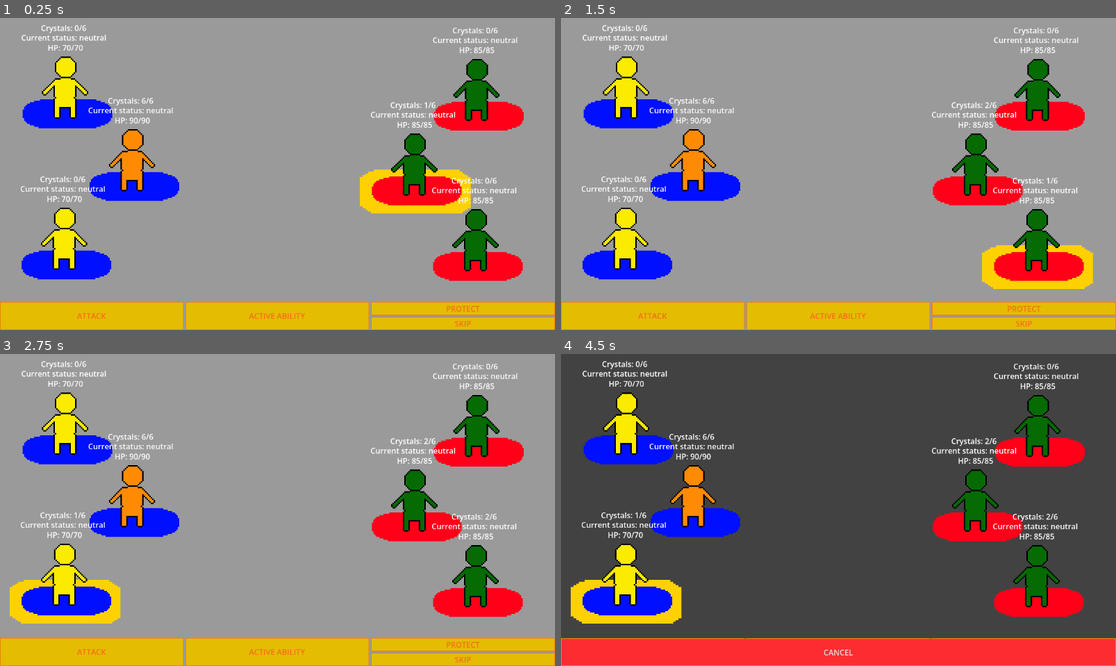
Above: before the commit, frames 1-4 (two rows, left to right).
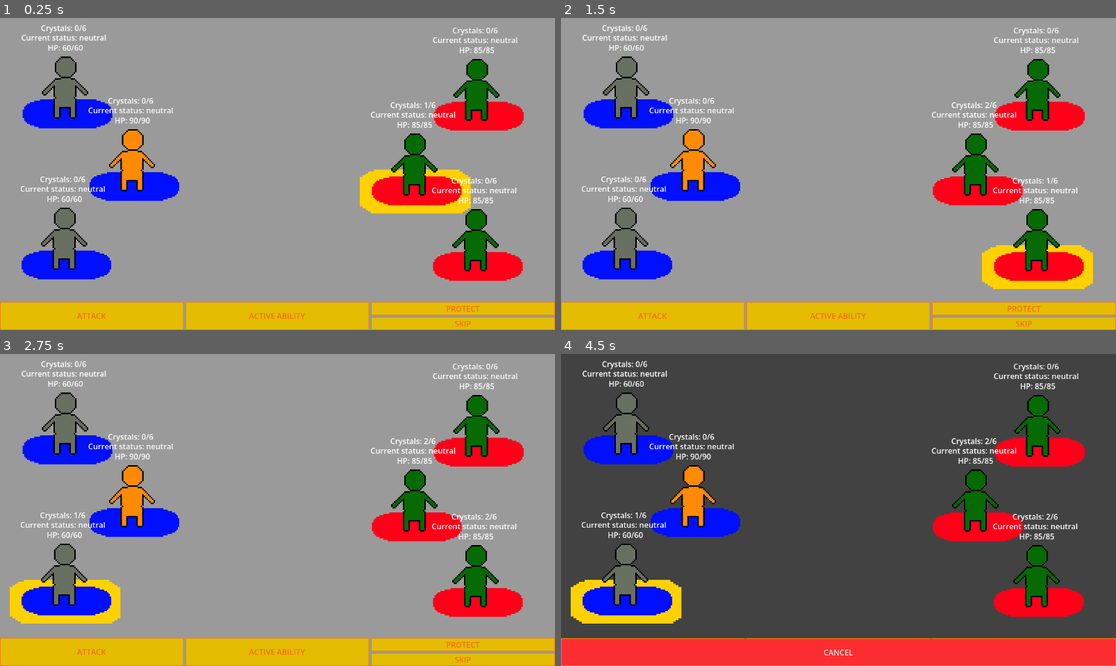
Above: after the commit, the same moments.

Repository: crowprogramsgames/erpge
Game: Godot game, scene res://scenes/battle/battle.tscn
Two runs of this game, one before a commit and one after it. Both use one fixed random seed, a clock stepped at 60 frames per second and the inputs below.
Inputs:
- Up to frame 1 (0.25 s): no input
- Up to frame 2 (1.5 s): click "ACTIVE ABILITY" at 0.5 s; click "SKIP" at 1.25 s
- Up to frame 3 (2.75 s): click "SKIP" at 2 s
- Up to frame 4 (4.5 s): click "ATTACK" at 2.75 s; click "PROTECT" at 3.5 s; click "ATTACK" at 4.25 s

The runs differ from the first frame. In frame 1, 1.3% of the frame differs, in the area x 7-27%, y 8-81%; in frame 2, 1.3%; in frame 3, 1.3%; in frame 4, 1.3%.

Commit message:
bandit finished and tested

Diff:
--- /dev/null
+++ b/archetypes/starters/Bandit/a_bandit.gd
@@ -0,0 +1,16 @@
+extends Active
+
+func a_action():
+	Action.set_action(Action.ActionType.ABILITY, Action.Targets.ENEMY, Action.Restriction.TARGET, false)
+	Events.choose_target.emit()
+
+func a_ability(targets : Array[Character]) -> void:
+	var save : bool
+	for target in targets:
+		save = ability_save(target)
+		if !save:
+			target.status_manager.grant_status("blinded")
+		else:
+			print("failed ability")
+	_pay_cost()
+	source.end_of_turn()
--- /dev/null
+++ b/archetypes/starters/Bandit/a_bandit.tres
@@ -0,0 +1,9 @@
+[gd_resource type="Resource" format=3 uid="uid://bq2uugb4jhrs6"]
+
+[ext_resource type="Script" uid="uid://he7d24oq5cso" path="res://archetypes/starters/Bandit/a_bandit.gd" id="1_5bhkl"]
+
+[resource]
+script = ExtResource("1_5bhkl")
+active_name = "Dirty Tactics"
+active_desc = "A cloud of dust fills the air and the lungs of those who gasp in surprise and the eyes of those who witness"
+save_stat = 4
--- /dev/null
+++ b/archetypes/starters/Bandit/bandit.tres
@@ -0,0 +1,20 @@
+[gd_resource type="Resource" script_class="Archetype" format=3 uid="uid://c1hov7sixvacj"]
+
+[ext_resource type="Script" uid="uid://qoe7jgamtuc7" path="res://resources/archetype.gd" id="1_cw3cq"]
+[ext_resource type="Resource" uid="uid://bq2uugb4jhrs6" path="res://archetypes/starters/Bandit/a_bandit.tres" id="1_r4ndh"]
+[ext_resource type="Resource" uid="uid://bikue0lgh7foy" path="res://statuses/neutral.tres" id="2_7nct1"]
+[ext_resource type="Resource" uid="uid://btciiv1vpg2xw" path="res://archetypes/starters/Bandit/p_bandit.tres" id="2_qf3xu"]
+[ext_resource type="Texture2D" uid="uid://b66nxgwulukxi" path="res://art/adv_sprites/icy_files.png" id="3_gn0vl"]
+[ext_resource type="Resource" uid="uid://b7im40r0mglt8" path="res://archetypes/starters/Bandit/bandit_stats.tres" id="6_pfqr3"]
+[ext_resource type="Resource" uid="uid://bd464ht2ksx0p" path="res://items/weapons/dagger.tres" id="7_r4ndh"]
+
+[resource]
+script = ExtResource("1_cw3cq")
+arch_name = "Bandit"
+arch_desc = "A rascal from the shadows of the city comes to steal the show"
+portrait = ExtResource("3_gn0vl")
+stats = ExtResource("6_pfqr3")
+passive_ability = ExtResource("2_qf3xu")
+active_ability = ExtResource("1_r4ndh")
+weapon = ExtResource("7_r4ndh")
+metadata/_custom_type_script = "uid://qoe7jgamtuc7"
--- /dev/null
+++ b/archetypes/starters/Bandit/bandit_mod_1.gd
@@ -0,0 +1,5 @@
+extends Modifier
+
+func additional_damage(o:Character, t:Character) -> int:
+	print(str(source.tot_stat("fin") - t.tot_stat("fin")))
+	return source.tot_stat("fin") - t.tot_stat("fin")
--- /dev/null
+++ b/archetypes/starters/Bandit/bandit_mod_1.tres
@@ -0,0 +1,10 @@
+[gd_resource type="Resource" format=3 uid="uid://dwf4wr6wmmnrr"]
+
+[ext_resource type="Script" uid="uid://dc73qmkshcm3d" path="res://archetypes/starters/Bandit/bandit_mod_1.gd" id="1_12i1a"]
+
+[resource]
+script = ExtResource("1_12i1a")
+mod_type = 2
+effect_name = "Surprise Attack"
+effect_desc = "Raises damage if finesse is higher than the target"
+metadata/_custom_type_script = "uid://df27rfrtjx2ou"
--- /dev/null
+++ b/archetypes/starters/Bandit/bandit_stats.tres
@@ -0,0 +1,13 @@
+[gd_resource type="Resource" script_class="Stats" format=3 uid="uid://b7im40r0mglt8"]
+
+[ext_resource type="Script" uid="uid://dcbe8jtdelre3" path="res://resources/stats.gd" id="1_ws6lx"]
+
+[resource]
+script = ExtResource("1_ws6lx")
+max_hp = 60
+hp = 60
+pwr = -1
+fin = 4
+ref = 3
+vir = 1
+metadata/_custom_type_script = "uid://dcbe8jtdelre3"
--- /dev/null
+++ b/archetypes/starters/Bandit/p_bandit.gd
@@ -0,0 +1 @@
+extends Passive
--- /dev/null
+++ b/archetypes/starters/Bandit/p_bandit.tres
@@ -0,0 +1,9 @@
+[gd_resource type="Resource" format=3 uid="uid://btciiv1vpg2xw"]
+
+[ext_resource type="Script" uid="uid://df27rfrtjx2ou" path="res://resources/modifier.gd" id="1_xaalr"]
+[ext_resource type="Resource" uid="uid://dwf4wr6wmmnrr" path="res://archetypes/starters/Bandit/bandit_mod_1.tres" id="2_dvpge"]
+[ext_resource type="Script" uid="uid://62y56gvl6yyi" path="res://archetypes/starters/Bandit/p_bandit.gd" id="2_r1ibj"]
+
+[resource]
+script = ExtResource("2_r1ibj")
+mod_list = Array[ExtResource("1_xaalr")]([ExtResource("2_dvpge")])
--- a/archetypes/starters/Brute/a_brute.tres
+++ b/archetypes/starters/Brute/a_brute.tres
@@ -4,3 +4,4 @@
 
 [resource]
 script = ExtResource("1_5god0")
+save_stat = 2
--- a/archetypes/starters/Brute/brute_mod_1.gd
+++ b/archetypes/starters/Brute/brute_mod_1.gd
@@ -1,13 +1,7 @@
 extends Modifier
 
 func dmg_multiplier(origin : Character , target : Character) -> float:
-	print("que ha pasao")
-	print("aff: "+ char_affected.stats.char_name)
-	print("target: " + target.stats.char_name)
-	print("origin: " + origin.stats.char_name)
 	if(GL.allies_o_enemies(char_affected, source) && char_affected == target && origin.status_manager.check_status("fragile")):
-
 		return dmg_mult
 	else:
 		return 1
-	return 1
--- a/archetypes/starters/Brute/brute_stats.tres
+++ b/archetypes/starters/Brute/brute_stats.tres
@@ -11,5 +11,4 @@
 fin = -1
 ref = -1
 vir = 2
-curr_crystals = 6
 metadata/_custom_type_script = "uid://dcbe8jtdelre3"
--- a/archetypes/starters/Brute/p_brute.gd
+++ b/archetypes/starters/Brute/p_brute.gd
@@ -1,9 +1 @@
 extends Passive
-
-func _set_modifiers():
-	var new_mod : Modifier
-	for mod in mod_list:
-		new_mod = mod.duplicate()
-		new_mod.attach_mod(source)
-func _set_triggers():
-	pass
--- a/archetypes/starters/Warden/p_warden.gd
+++ b/archetypes/starters/Warden/p_warden.gd
@@ -2,8 +2,7 @@
 
 @export var health_loss : int = 6
 
-func _set_modifiers():
-	pass
+
 func _set_triggers():
 	Events.attack_hit.connect(_on_attack_hit)
 
--- a/archetypes/starters/Warrior/p_warrior.gd
+++ b/archetypes/starters/Warrior/p_warrior.gd
@@ -5,9 +5,6 @@
 func _set_triggers():
 	Events.attack_hit.connect(_on_attack_hit)
 
-func _set_modifiers():
-	pass
-
 func _on_attack_hit(origin: Character , target: Character):
 	if target == source && target.stats.hp <= target.stats.max_hp * hp_threshold :
 		target.effect_manager.grant_effect(0,3,0,0,0,3)
--- a/globals/global_functions.gd
+++ b/globals/global_functions.gd
@@ -59,7 +59,7 @@
 	return [hit_mult, pre_bonus]
 
 func atk_damage(pre_b : int, hit_mult : float, o: Character , t : Character) -> int:
-	var WD : int = o.weapon.weapon_dmg
+	var WD : int = o.weapon.weapon_dmg + o.additional_damage(o,t)
 	var dmg : int = int(floor(WD * (1 + o.tot_stat("pwr") * o.tot_stat("pwr_rng") + pre_b * o.tot_stat("pre_rng") - t.tot_stat("end") * t.tot_stat("end_rng")) * (1 + hit_mult) * (dmg_multiplier(o,t))))
 
 	return max(1, dmg)
--- /dev/null
+++ b/items/weapons/dagger.tres
@@ -0,0 +1,9 @@
+[gd_resource type="Resource" script_class="Weapon" format=3 uid="uid://bd464ht2ksx0p"]
+
+[ext_resource type="Script" uid="uid://csiqg3bctj7ka" path="res://resources/weapon.gd" id="1_253gx"]
+
+[resource]
+script = ExtResource("1_253gx")
+weapon_name = &"Dagger"
+weapon_dmg = 6
+metadata/_custom_type_script = "uid://csiqg3bctj7ka"
--- a/resources/effect.gd
+++ b/resources/effect.gd
@@ -33,6 +33,8 @@
 @export_group("MULTIPLIERS")
 @export var crit_mult : float = 0
 @export var dmg_mult : float = 1
+
+var add_dmg : int = 0
 var source : Character
 
 #@export_group("Effect Trigger")
@@ -96,5 +98,7 @@
 	return crit_mult
 func dmg_multiplier(o:Character, t:Character) -> float:
 	return dmg_mult
+func additional_damage(o:Character, t:Character) -> int:
+	return add_dmg
 func save_val() -> float:
 	return save_stat
--- a/resources/passive.gd
+++ b/resources/passive.gd
@@ -1,4 +1,4 @@
-@abstract class_name Passive
+class_name Passive
 extends Resource
 
 @export var passive_name : String = ""
@@ -15,5 +15,11 @@
 func set_up_mods():
 	_set_modifiers()
 	_set_triggers()
-@abstract func _set_modifiers()
-@abstract func _set_triggers()
+
+func _set_modifiers():
+	var new_mod : Modifier
+	for mod in mod_list:
+		new_mod = mod.duplicate()
+		new_mod.attach_mod(source)
+func _set_triggers():
+	pass
--- a/resources/stats.gd
+++ b/resources/stats.gd
@@ -10,10 +10,13 @@
 @export var ref : int
 @export var vir : int
 
+var add_dmg : int = 0
+
 @export_group("Hit Multiplier")
 @export var hit_mult : float = 0
 @export var crit_mult : float = 0.5
 @export var dmg_mult : float = 1
+
 @export_group("Ranges")
 @export var pwr_range : float = 0.05
 @export var pre_range : float = 0.05
@@ -75,3 +78,5 @@
 func lose_health(quant : int):
 	hp -= quant
 	Events.stat_changes.emit()
+func additional_damage(o:Character, t:Character):
+	return add_dmg
--- a/scenes/battle/battle.tscn
+++ b/scenes/battle/battle.tscn
@@ -2,7 +2,7 @@
 
 [ext_resource type="Script" uid="uid://dxmrj33k40akw" path="res://scenes/battle/battle.gd" id="1_hyhfg"]
 [ext_resource type="Resource" uid="uid://dqjgchpjekseo" path="res://archetypes/starters/Warden/warden.tres" id="3_0yh6x"]
-[ext_resource type="Resource" uid="uid://ckg57dwhj7eo5" path="res://archetypes/starters/Warrior/warrior.tres" id="3_h0kxc"]
+[ext_resource type="Resource" uid="uid://c1hov7sixvacj" path="res://archetypes/starters/Bandit/bandit.tres" id="3_fh7rg"]
 [ext_resource type="PackedScene" uid="uid://bw41icrjlvr7" path="res://scenes/characters/character.tscn" id="3_jkydm"]
 [ext_resource type="Resource" uid="uid://db452s7ngm83b" path="res://archetypes/starters/Brute/brute.tres" id="4_fh7rg"]
 [ext_resource type="Script" uid="uid://chyypd4kosl8q" path="res://scenes/battle/action.gd" id="20_fe4ja"]
@@ -31,7 +31,7 @@
 [node name="Character" parent="BlueHandler" unique_id=1370791865 groups=["blue_team"] instance=ExtResource("3_jkydm")]
 position = Vector2(132, 156)
 char_name = &"Paco"
-archetype = ExtResource("3_h0kxc")
+archetype = ExtResource("3_fh7rg")
 
 [node name="Character2" parent="BlueHandler" unique_id=2133214311 groups=["blue_team"] instance=ExtResource("3_jkydm")]
 position = Vector2(271, 307)
@@ -41,7 +41,7 @@
 [node name="Character3" parent="BlueHandler" unique_id=1590214184 groups=["blue_team"] instance=ExtResource("3_jkydm")]
 position = Vector2(130, 470)
 char_name = &"Paula"
-archetype = ExtResource("3_h0kxc")
+archetype = ExtResource("3_fh7rg")
 
 [node name="RedHandler" type="Node2D" parent="." unique_id=96916074]
 
--- a/scenes/characters/character.gd
+++ b/scenes/characters/character.gd
@@ -146,8 +146,9 @@
 		Events.target_selected.emit(self)
 
 #TSTATS
+func additional_damage(o: Character, t:Character) -> int:
+	return stats.additional_damage(o,t) + status_manager.additional_damage(o,t) + effect_manager.additional_damage(o,t) + modifier_manager.additional_damage(o,t)
 func tot_stat(stat : String) -> float:
-
 	return stats.tot_stat(stat) + status_manager.tot_stat(stat)+ effect_manager.tot_stat(stat) + modifier_manager.tot_stat(stat)
 func dmg_multiplier(o: Character , t:Character) -> float:
 	return stats.dmg_multiplier(o,t) * status_manager.dmg_multiplier(o,t) * effect_manager.dmg_multiplier(o,t) * modifier_manager.dmg_multiplier(o,t)
--- a/scenes/characters/managers/manager.gd
+++ b/scenes/characters/managers/manager.gd
@@ -56,3 +56,8 @@
 	for effect in man_list:
 		total *= effect.dmg_multiplier(o,t)
 	return total
+func additional_damage(o : Character, t:Character) -> int:
+	var total : int = 0
+	for effect in man_list:
+		total += effect.additional_damage(o,t)
+	return total
Not shown, added: archetypes/starters/Bandit/a_bandit.gd.uid
Not shown, added: archetypes/starters/Bandit/bandit_mod_1.gd.uid
Not shown, added: archetypes/starters/Bandit/p_bandit.gd.uid
